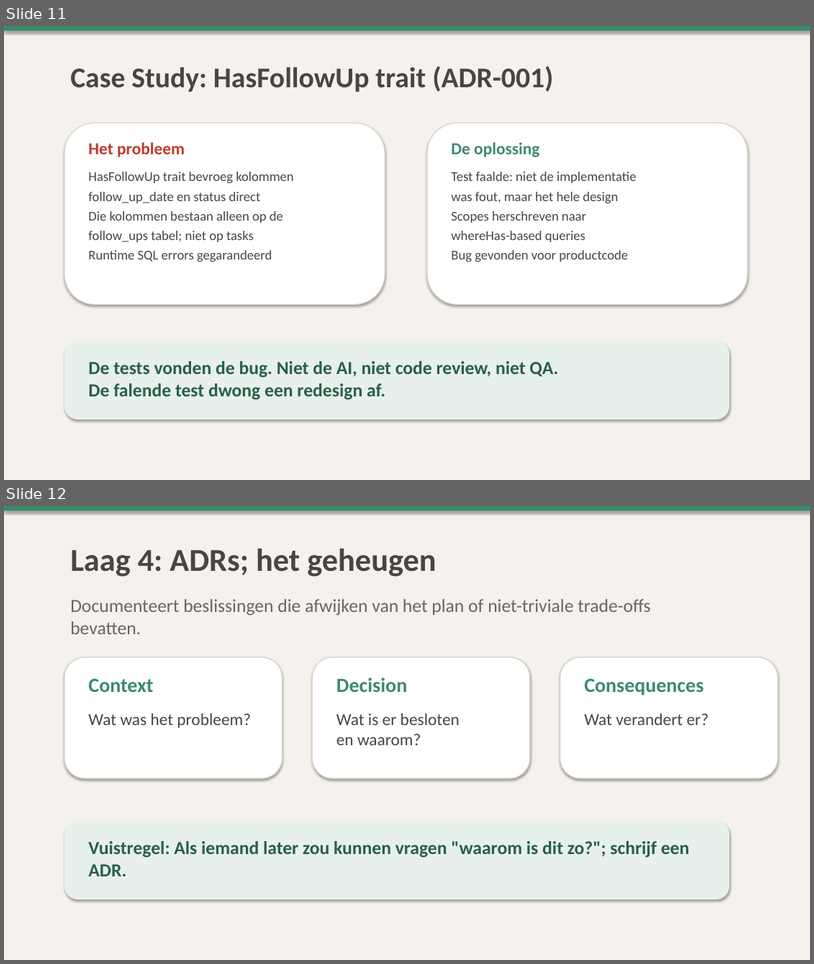
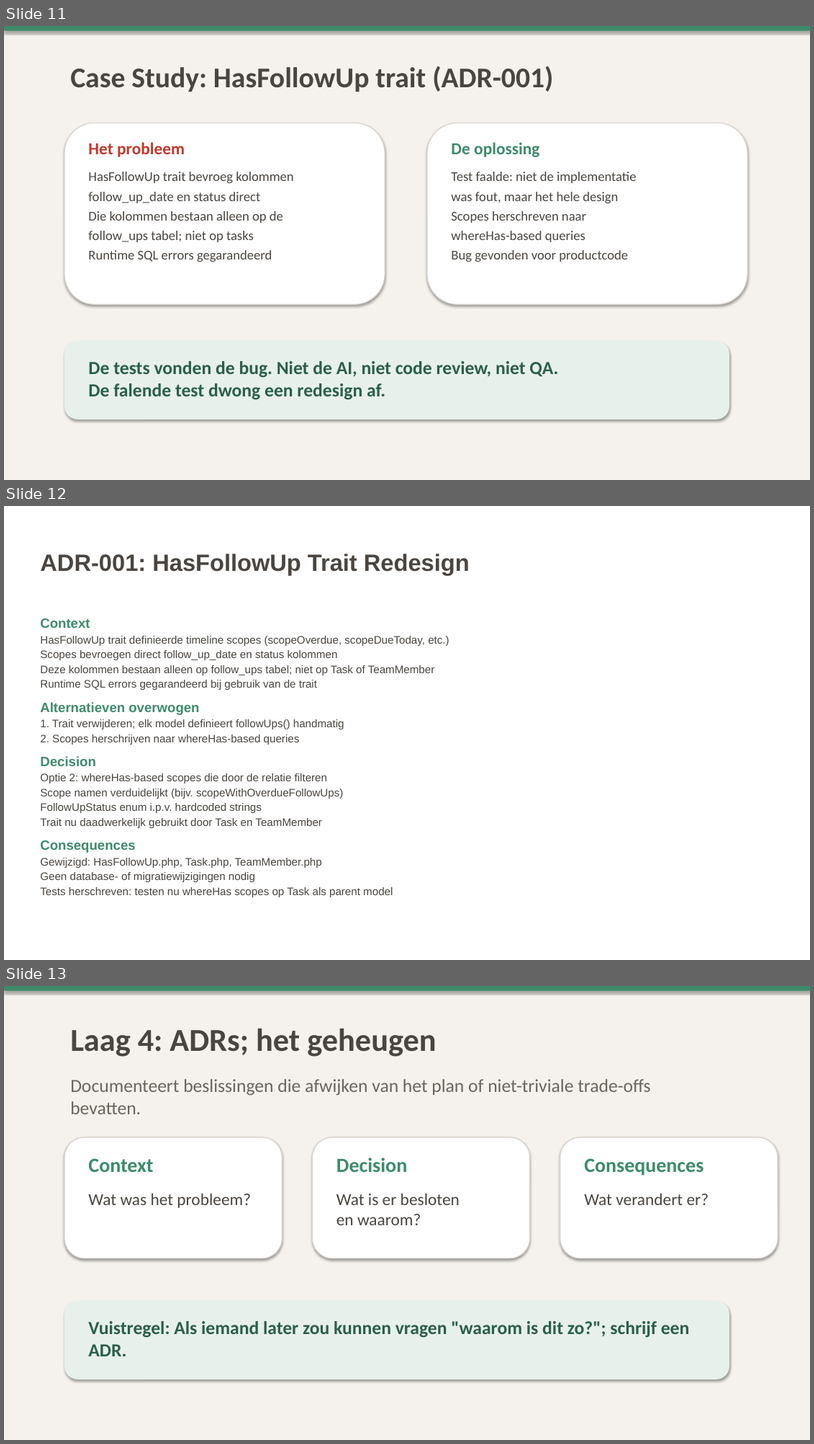
Before and after one commit to lengthofrope/mithril, a slide deck: docs/workshop-tdd-adr-ai-assisted-development.pptx. Shown one above the other, each under a label of ours: slides 11 and 12 before the commit, slides 11, 12 and 13 after it. The pictures are 814x964 and 814x1444 pixels, drawn with LibreOffice and Linux fonts; fonts in the diff are those of the drawing. Boxes give left, top, right and bottom in pixels: in the first picture for what was removed or moved away, otherwise in the second. Text is boxed around its words. In the diff, an @@ line names an element or a change of style, - is before the commit and + after.

```diff
--- a/docs/workshop-tdd-adr-ai-assisted-development.pptx
+++ b/docs/workshop-tdd-adr-ai-assisted-development.pptx
@@ slide 12 added at <box>4,506,810,960</box>, background #FFFFFF @@
@@ title added at <box>40,554,470,575</box>, 28 pt, text #4A4540, bold @@
+ADR-001: HasFollowUp Trait Redesign
@@ text added at <box>40,618,449,897</box>, 13 pt, text #4A4540 @@
+Context
+HasFollowUp trait definieerde timeline scopes (scopeOverdue, scopeDueToday, etc.)
+Scopes bevroegen direct follow_up_date en status kolommen
+Deze kolommen bestaan alleen op follow_ups tabel; niet op Task of TeamMember
+Runtime SQL errors gegarandeerd bij gebruik van de trait
+Alternatieven overwogen
+1. Trait verwijderen; elk model definieert followUps() handmatig
+2. Scopes herschrijven naar whereHas-based queries
+Decision
+Optie 2: whereHas-based scopes die door de relatie filteren
+Scope namen verduidelijkt (bijv. scopeWithOverdueFollowUps)
+FollowUpStatus enum i.p.v. hardcoded strings
+Trait nu daadwerkelijk gebruikt door Task en TeamMember
+Consequences
+Gewijzigd: HasFollowUp.php, Task.php, TeamMember.php
+Geen database- of migratiewijzigingen nodig
+Tests herschreven: testen nu whereHas scopes op Task als parent model
@@ what was slide 12 is now slide 13 @@
```
Also in this commit, not shown: 2 slides changed, 1 other slide added, 2 other files.
